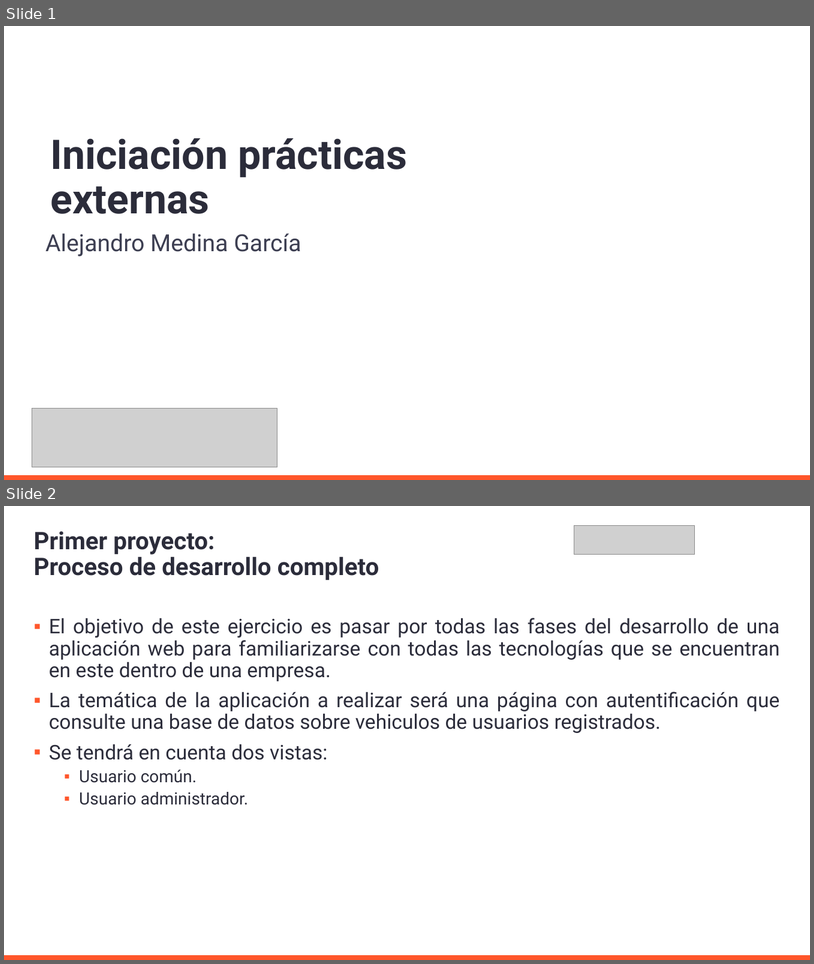
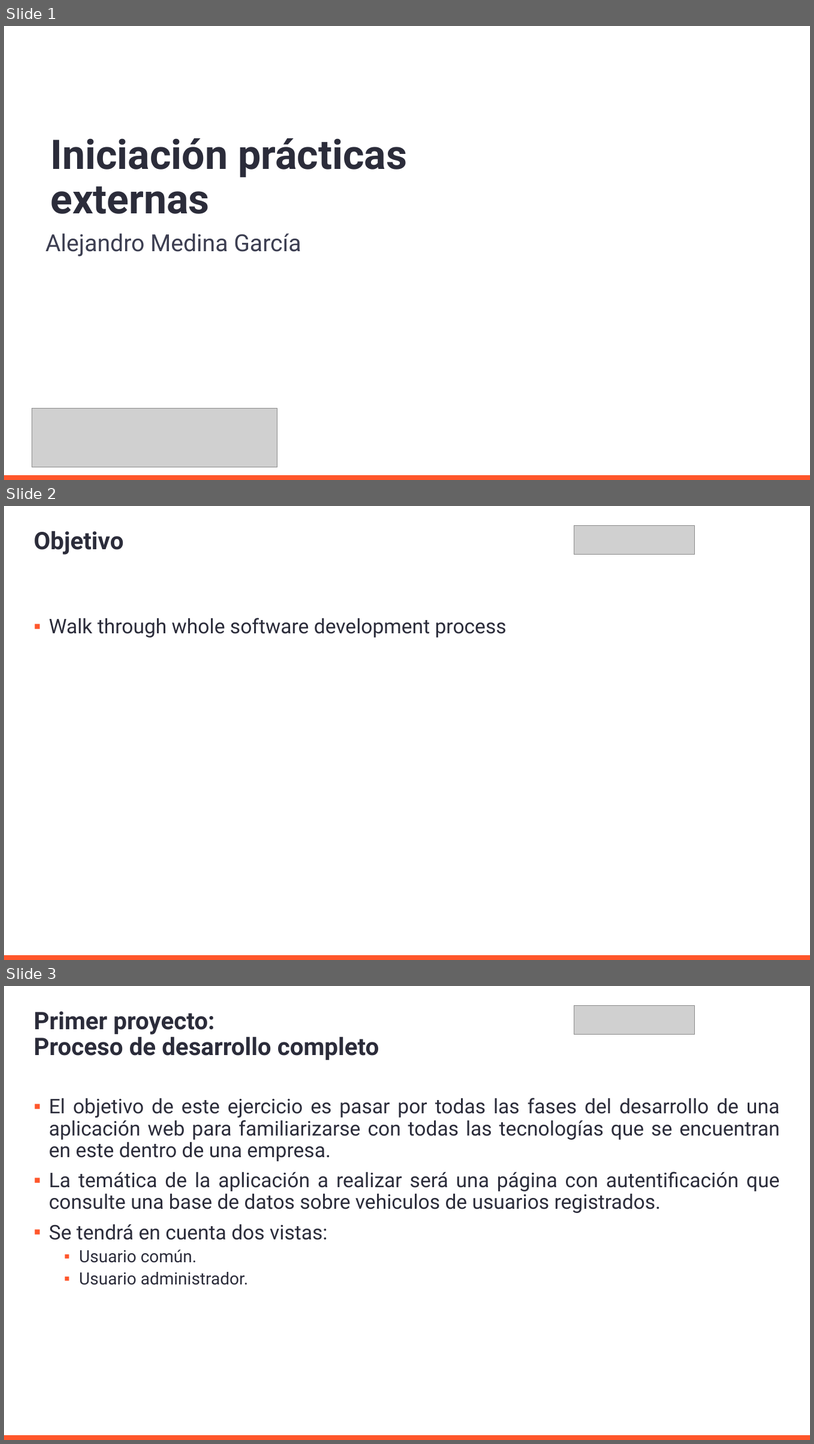
Before and after one commit to AleMedinaGarc/DotnetAPI-Practice, a slide deck: IniciacionDePracticasExternas.pptx. Shown one above the other, each under a label of ours: slides 1 and 2 before the commit, slides 1, 2 and 3 after it. The pictures are 814x964 and 814x1444 pixels, drawn with LibreOffice and Linux fonts; fonts in the diff are those of the drawing; grey boxes stand for pictures; background and template pictures are left out. Boxes give left, top, right and bottom in pixels: in the first picture for what was removed or moved away, otherwise in the second. Text is boxed around its words. In the diff, an @@ line names an element or a change of style, - is before the commit and + after.

Commit message:
objective

```diff
--- a/IniciacionDePracticasExternas.pptx
+++ b/IniciacionDePracticasExternas.pptx
@@ slide 2 added at [4, 506, 810, 960], background #FFFFFF; not listed: 1 template element that a slide beside it also shows @@
@@ title added at [34, 531, 124, 555], 28.8 pt, text #2B2C3A, bold @@
+Objetivo
@@ picture added at [575, 525, 695, 555] @@
@@ text added at [49, 618, 507, 637], 24 pt, text #2B2C3A @@
+▪ Walk through whole software development process
@@ what was slide 2 is now slide 3 @@
```
